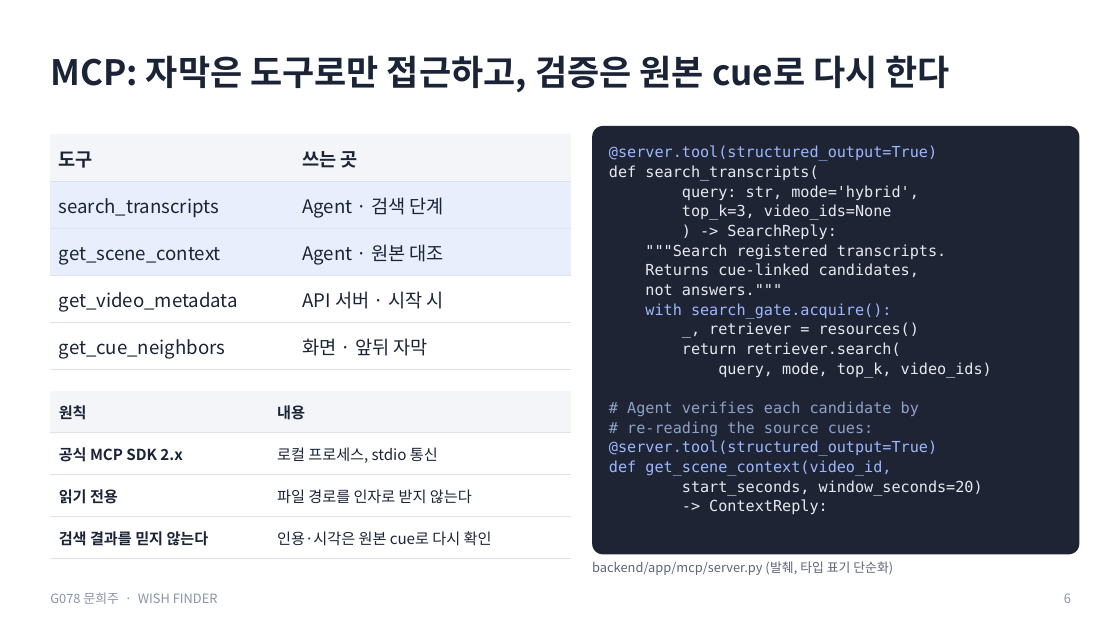
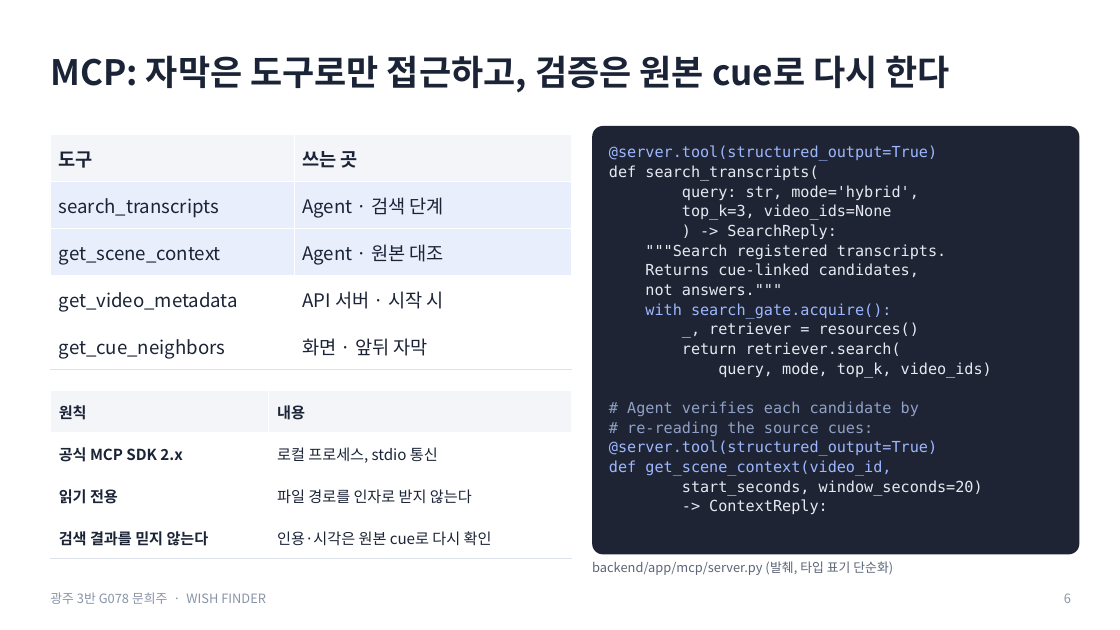
Before and after one commit to creepygrape/skala-AICapstone-mini-2, a slide deck: slide 6 of docs/exec/G078_문희주_발표.pptx. Drawn at 1120x630 pixels with LibreOffice and Linux fonts; fonts in the diff are those of the drawing. Boxes give left, top, right and bottom in pixels: in the first picture for what was removed or moved away, otherwise in the second. Text is boxed around its words. In the diff, an @@ line names an element or a change of style, - is before the commit and + after.

```diff
--- a/docs/exec/G078_문희주_발표.pptx
+++ b/docs/exec/G078_문희주_발표.pptx
@@ table at (x1=50, y1=134, x2=571, y2=370) @@
@@ borders changed @@
@@ table at (x1=50, y1=391, x2=571, y2=559) @@
@@ borders changed @@
@@ text at (x1=50, y1=592, x2=266, y2=604): text changed @@
-G078 문희주 · WISH FINDER
+광주 3반 G078 문희주 · WISH FINDER
```
Also in this commit, not shown: 11 other slides changed, 3 other files.
